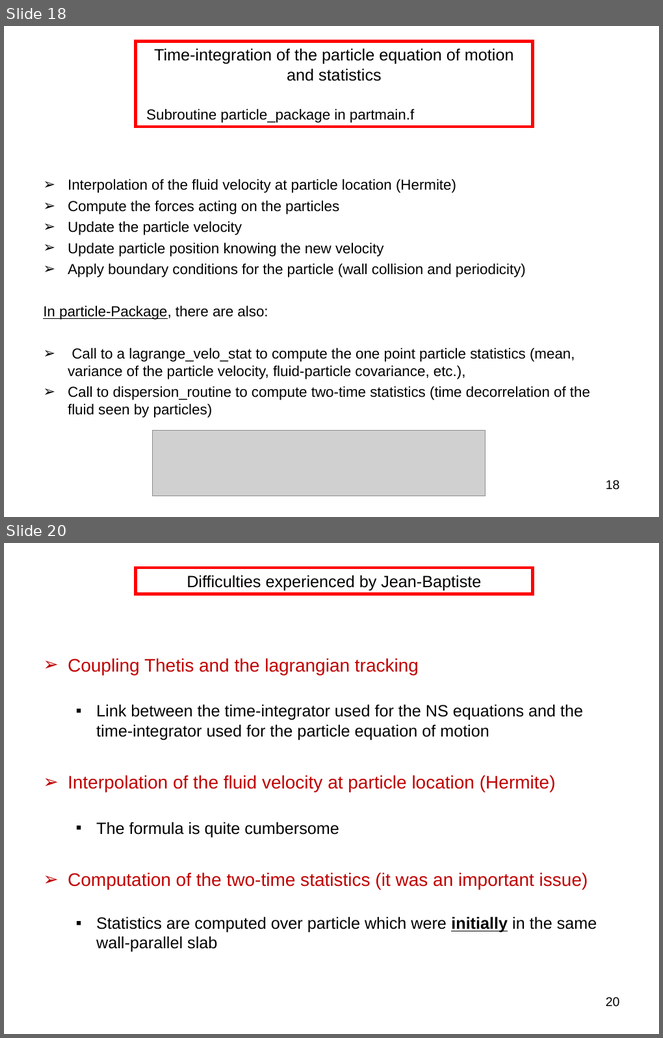
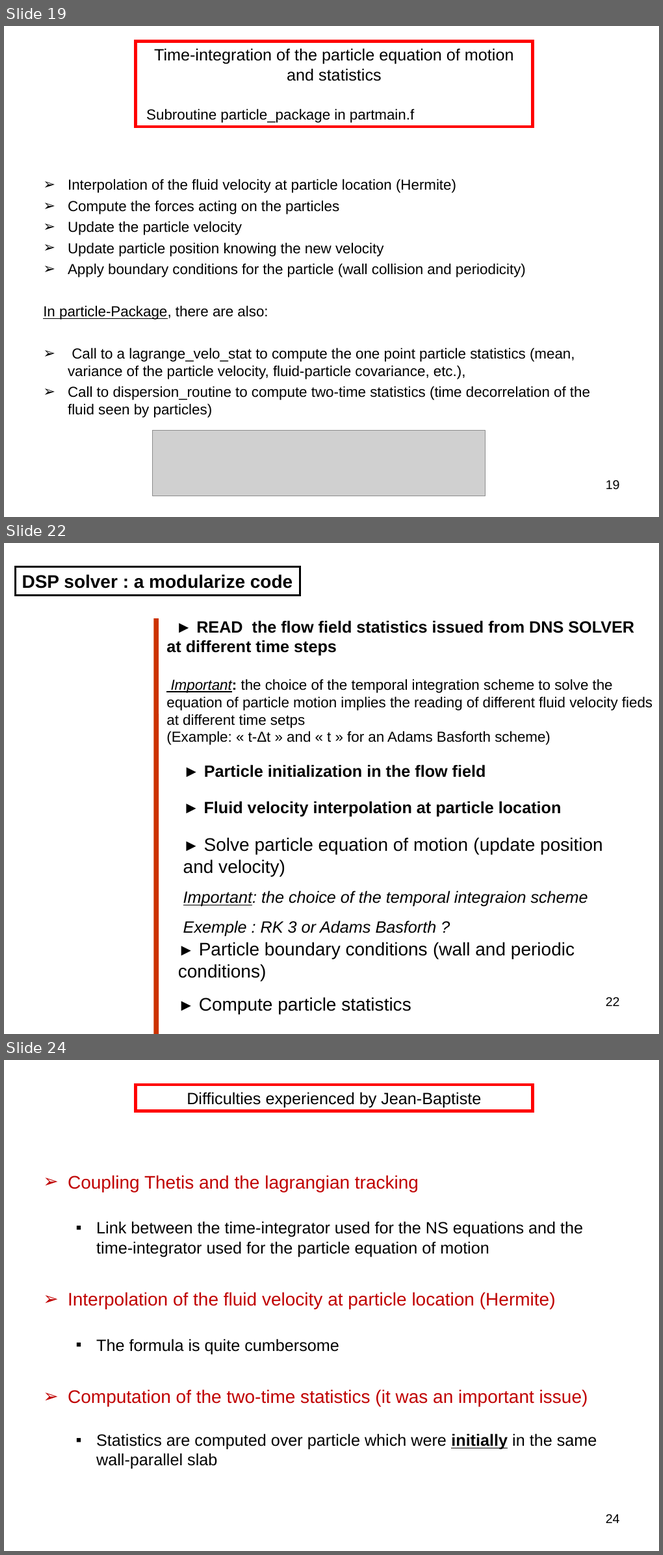
Before and after one commit to markus-abel/parpar, a slide deck: Suivi_lagrangien.ppt. Shown one above the other, each under a label of ours: slides 18 and 20 before the commit, slides 19, 22 and 24 after it; the slides between them are not shown. The pictures are 663x1038 and 663x1555 pixels, drawn with LibreOffice and Linux fonts; fonts in the diff are those of the drawing; grey boxes stand for pictures. Boxes give left, top, right and bottom in pixels: in the first picture for what was removed or moved away, otherwise in the second. Text is boxed around its words. In the diff, an @@ line names an element or a change of style, - is before the commit and + after.

```diff
--- a/Suivi_lagrangien.ppt
+++ b/Suivi_lagrangien.ppt
@@ slide 22 added at <box>4,543,659,1034</box>, background #FFFFFF @@
@@ rectangle added at <box>15,566,300,596</box>, outline #000000 2.01 pt, 20 pt, text #000000, bold @@
+DSP solver : a modularize code
@@ line added from (156, 618) to (156, 1034), #CC3300 5.5 pt @@
@@ text added at <box>166,620,653,745</box>, 16 pt, text #000000 @@
+► READ the flow field statistics issued from DNS SOLVER
+at different time steps
+Important: the choice of the temporal integration scheme to solve the equation of particle motion implies the reading of different fluid velocity fieds at different time setps
+(Example: « t-Δt » and « t » for an Adams Basforth scheme)
@@ text added at <box>204,765,486,778</box>, 18 pt, text #000000, bold @@
+► Particle initialization in the flow field
@@ text added at <box>204,801,561,817</box>, 18 pt, text #000000, bold @@
+► Fluid velocity interpolation at particle location
@@ text added at <box>183,837,603,937</box>, 18 pt, text #000000, italic @@
+► Solve particle equation of motion (update position and velocity)
+Important: the choice of the temporal integraion scheme
+Exemple : RK 3 or Adams Basforth ?
@@ text added at <box>178,942,575,981</box>, 20 pt, text #000000 @@
+► Particle boundary conditions (wall and periodic conditions)
@@ text added at <box>199,997,411,1014</box>, 20 pt, text #000000 @@
+► Compute particle statistics
@@ page number added at <box>606,997,620,1006</box>, 14 pt, text #000000 @@
+22
@@ what was slide 18 is now slide 19 @@
@@ page number at <box>606,480,620,490</box>: text changed @@
-18
+19
@@ what was slide 20 is now slide 24 @@
@@ page number at <box>606,1514,620,1523</box>: text changed @@
-20
+24
```
Also in this commit, not shown: 7 slides changed, 8 other slides added.
